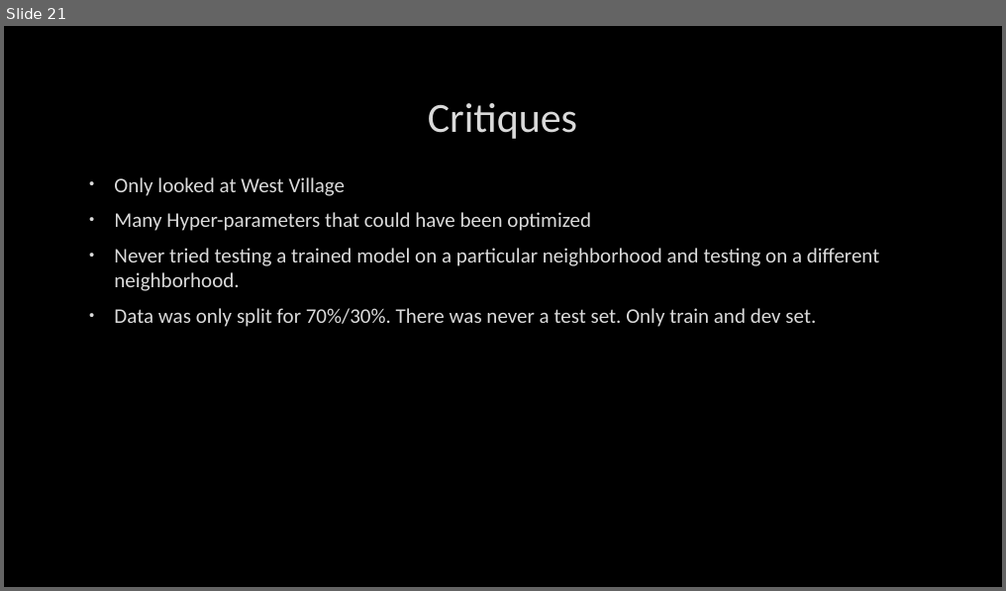
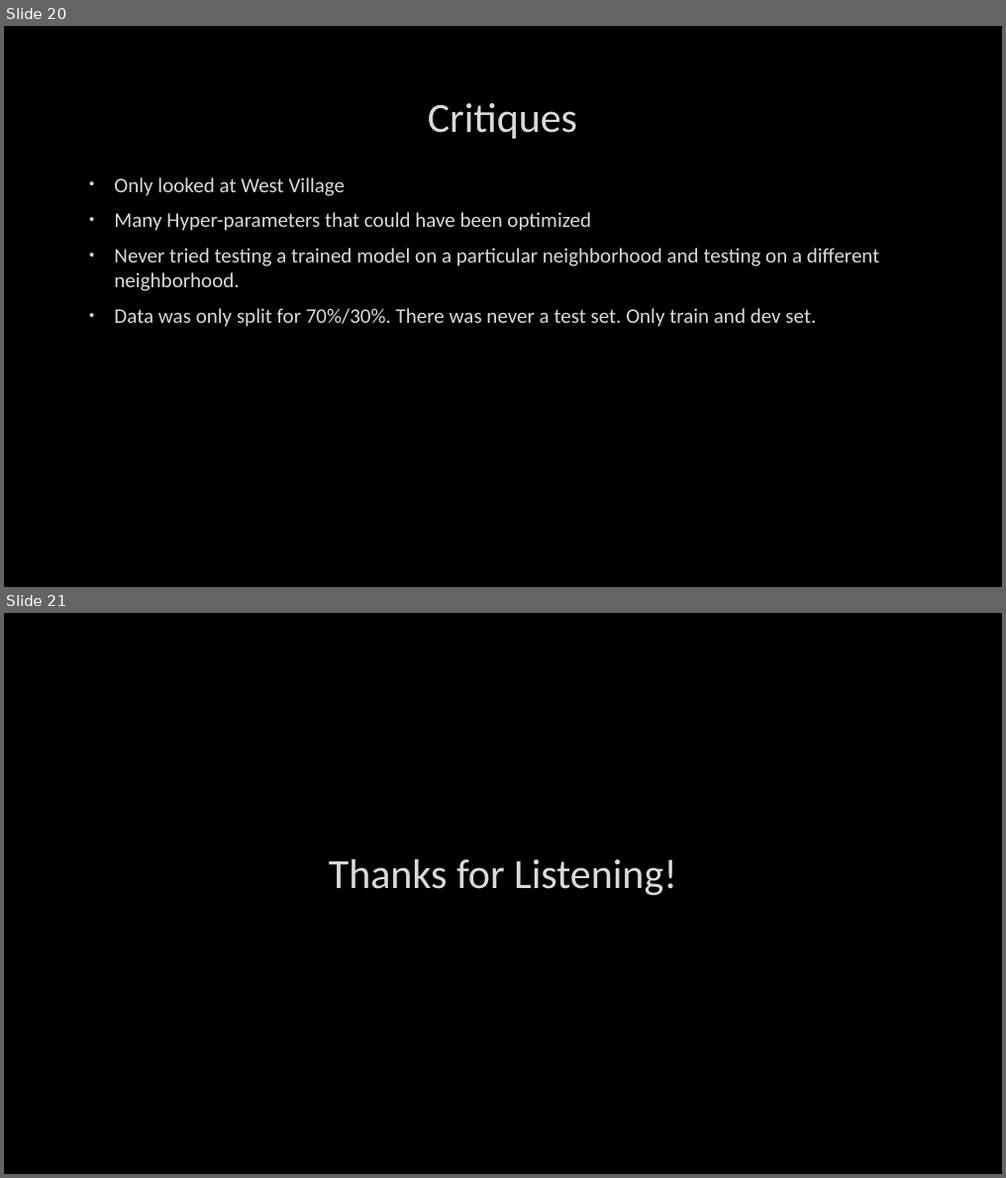
Before and after one commit to pdubz-sudo/dyno-matrix, a slide deck: presentation.pptx. Shown one above the other, each under a label of ours: slide 21 before the commit, slides 20 and 21 after it. The pictures are 1006x591 and 1006x1178 pixels, drawn with LibreOffice and Linux fonts; fonts in the diff are those of the drawing; background and template pictures are left out. Boxes give left, top, right and bottom in pixels: in the first picture for what was removed or moved away, otherwise in the second. Text is boxed around its words. In the diff, an @@ line names an element or a change of style, - is before the commit and + after.

```diff
--- a/presentation.pptx
+++ b/presentation.pptx
@@ slide 21 added at (4,613,1002,1174), background picture (left out) @@
@@ title added at (329,860,677,896), 40 pt, text #DADADA @@
+Thanks for Listening!
@@ what was slide 21 is now slide 20 @@
```
Also in this commit, not shown: 2 slides changed, 1 other slide added, 2 slides removed.
